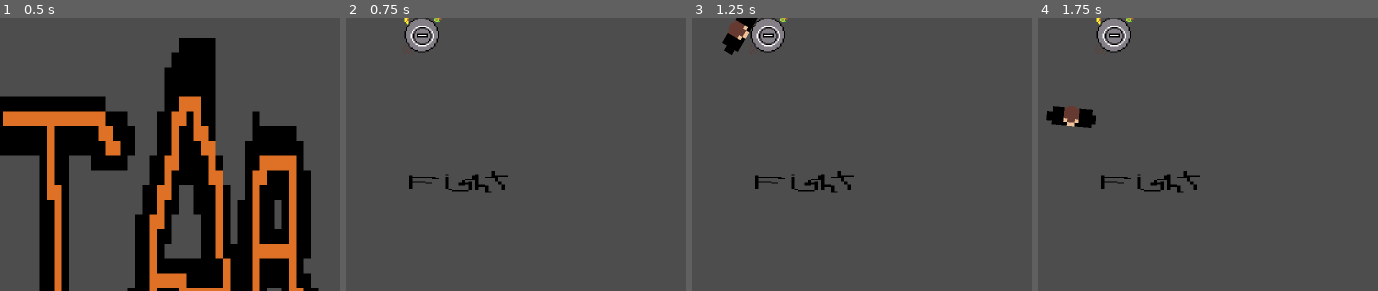
Above: before the commit, frames 1-4 (left to right).
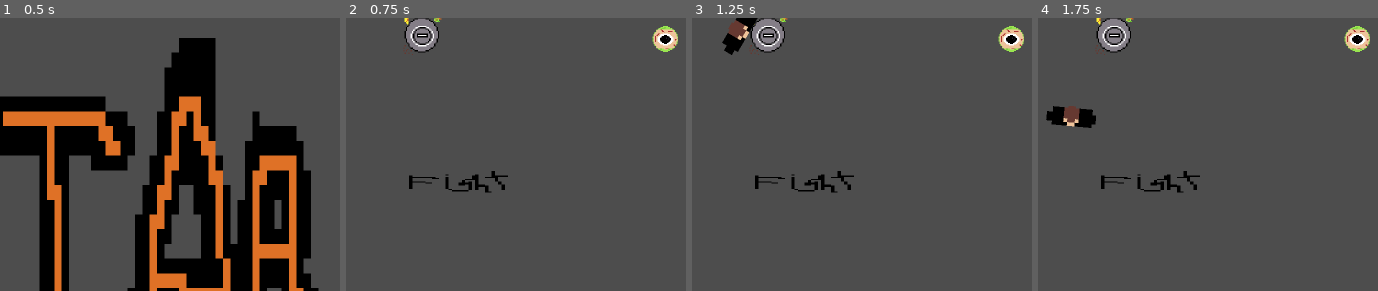
Above: after the commit, the same moments.

Repository: Hanover-CS/HC24-Max-Bowe-Senior-Project
Game: Godot game, scene res://Scenes/main_menu.tscn
The game is run twice, just before and just after one commit, with the same random seed, the same clock (stepped at 60 frames per second) and the same inputs.
Inputs (mouse positions are % of the whole screen's width and height, from its top left):
- Up to frame 1 (0.5 s): no input
- Up to frame 2 (0.75 s): tap Enter at 0.5 s; move the mouse to (79, 44) at 0.52 s; press the mouse at (79, 44) at 0.53 s; hold D (right) from 0.53 s (still down)
- Up to frame 3 (1.25 s): keep holding D (right)
- Up to frame 4 (1.75 s): move the mouse to (29, 55) at 1.27 s; release D (right) at 1.28 s; release the mouse at (29, 55) at 1.28 s; hold Down (down) from 1.28 s (still down); click (29, 55) at 1.35 s
The pictures show only the part of the screen within x 26-76%, y 9-59%; the shares and areas given below are measured in that part.

Frame 1 is identical in both runs. In frame 2, 0.6% of the frame differs, in the area x 90-98%, y 2-13%; in frame 3, 0.6%; in frame 4, 0.6%.

Commit message:
added eye enemy and working hitboxes

Diff:
--- /dev/null
+++ b/project/Characters/Enemy/enemy_eye.gd
@@ -0,0 +1,4 @@
+extends CharacterBody2D
+
+func enemy_eye():
+	pass
--- /dev/null
+++ b/project/Characters/Enemy/enemy_eye.tscn
@@ -0,0 +1,26 @@
+[gd_scene load_steps=5 format=3 uid="uid://cyse6358y3uxq"]
+
+[ext_resource type="Script" path="res://Characters/Enemy/enemy_eye.gd" id="1_4nk6o"]
+[ext_resource type="Texture2D" uid="uid://ggdeifwwiada" path="res://Characters/Enemy/enemy_eye.png" id="1_k75hh"]
+
+[sub_resource type="CircleShape2D" id="CircleShape2D_n76ef"]
+radius = 16.0312
+
+[sub_resource type="CircleShape2D" id="CircleShape2D_ql05u"]
+radius = 21.006
+
+[node name="EyeEnemy" type="CharacterBody2D"]
+scale = Vector2(2, 2)
+script = ExtResource("1_4nk6o")
+
+[node name="EyeCollisionBox" type="CollisionShape2D" parent="."]
+shape = SubResource("CircleShape2D_n76ef")
+
+[node name="EyeSprite" type="Sprite2D" parent="."]
+texture_filter = 3
+texture = ExtResource("1_k75hh")
+
+[node name="EyeHitbox" type="Area2D" parent="."]
+
+[node name="CollisionShape2D" type="CollisionShape2D" parent="EyeHitbox"]
+shape = SubResource("CircleShape2D_ql05u")
--- a/project/Characters/Player/player.gd
+++ b/project/Characters/Player/player.gd
@@ -1,5 +1,9 @@
 extends CharacterBody2D
 
+var enemy_in_range = false
+var enemy_attack_cooldown = true
+var health = 100
+var player_alive = true
 
 # Called when the node enters the scene tree for the first time.
 func _ready():
@@ -12,6 +16,8 @@
 	velocity = direction * 500
 	move_and_slide()
 	look_at(get_global_mouse_position())
+	enemy_attack()
+	print(enemy_in_range)
 
 
 func _unhandled_input(event):
@@ -25,3 +31,20 @@
 func _on_attack_timer_timeout():
 	$AttackBox.monitoring = false
 	print("Attack has stopped", $AttackBox.monitoring)
+
+func player():
+	pass
+
+
+func _on_player_hitbox_body_entered(body):
+	if (body.has_method("enemy_eye")):
+		enemy_in_range = true
+
+
+func _on_player_hitbox_body_exited(body):
+	if (body.has_method("enemy_eye")):
+		enemy_in_range = false
+
+func enemy_attack():
+	if enemy_in_range:
+		print("player took damage")
--- a/project/Characters/Player/player.tscn
+++ b/project/Characters/Player/player.tscn
@@ -10,6 +10,10 @@
 
 [sub_resource type="RectangleShape2D" id="RectangleShape2D_0ui1m"]
 size = Vector2(35, 35)
+
+[sub_resource type="CapsuleShape2D" id="CapsuleShape2D_eh60l"]
+radius = 22.0
+height = 76.0
 
 [node name="Player" type="CharacterBody2D"]
 script = ExtResource("1_0l7h8")
@@ -34,4 +38,11 @@
 position = Vector2(29.5, 1)
 shape = SubResource("RectangleShape2D_0ui1m")
 
+[node name="PlayerHitbox" type="Area2D" parent="."]
+
+[node name="CollisionShape2D" type="CollisionShape2D" parent="PlayerHitbox"]
+shape = SubResource("CapsuleShape2D_eh60l")
+
 [connection signal="timeout" from="AttackTimer" to="." method="_on_attack_timer_timeout"]
+[connection signal="body_entered" from="PlayerHitbox" to="." method="_on_player_hitbox_body_entered"]
+[connection signal="body_exited" from="PlayerHitbox" to="." method="_on_player_hitbox_body_exited"]
--- a/project/Scenes/main.tscn
+++ b/project/Scenes/main.tscn
@@ -1,10 +1,11 @@
-[gd_scene load_steps=8 format=3 uid="uid://cumneqy4qjwuj"]
+[gd_scene load_steps=9 format=3 uid="uid://cumneqy4qjwuj"]
 
 [ext_resource type="Script" path="res://Scenes/main.gd" id="1_ajqug"]
 [ext_resource type="PackedScene" uid="uid://dvt1burcnk2jb" path="res://Characters/Player/player.tscn" id="1_hfsx5"]
 [ext_resource type="PackedScene" uid="uid://vpydpt1phtmd" path="res://Scenes/trashcan.tscn" id="2_dlpfi"]
 [ext_resource type="Texture2D" uid="uid://dwb42g3uc87gr" path="res://graphics/fight-tile.png" id="4_p3l8b"]
 [ext_resource type="Script" path="res://objects/exit_box.gd" id="4_pjqtr"]
+[ext_resource type="PackedScene" uid="uid://cyse6358y3uxq" path="res://Characters/Enemy/enemy_eye.tscn" id="6_o1vlx"]
 
 [sub_resource type="ShaderMaterial" id="ShaderMaterial_y4xhh"]
 
@@ -37,4 +38,7 @@
 scale = Vector2(8.25, 2.78125)
 texture = ExtResource("4_p3l8b")
 
+[node name="EyeEnemy" parent="." instance=ExtResource("6_o1vlx")]
+position = Vector2(1351, 245)
+
 [connection signal="body_entered" from="ExitBox" to="." method="_on_exit_box_body_entered"]
Binary file added: project/Characters/Enemy/enemy_eye.png
Not shown, added: project/Characters/Enemy/enemy_eye.png.import
Not shown: 1 places in project/Characters/Player/player.tscn that only renumber resources
